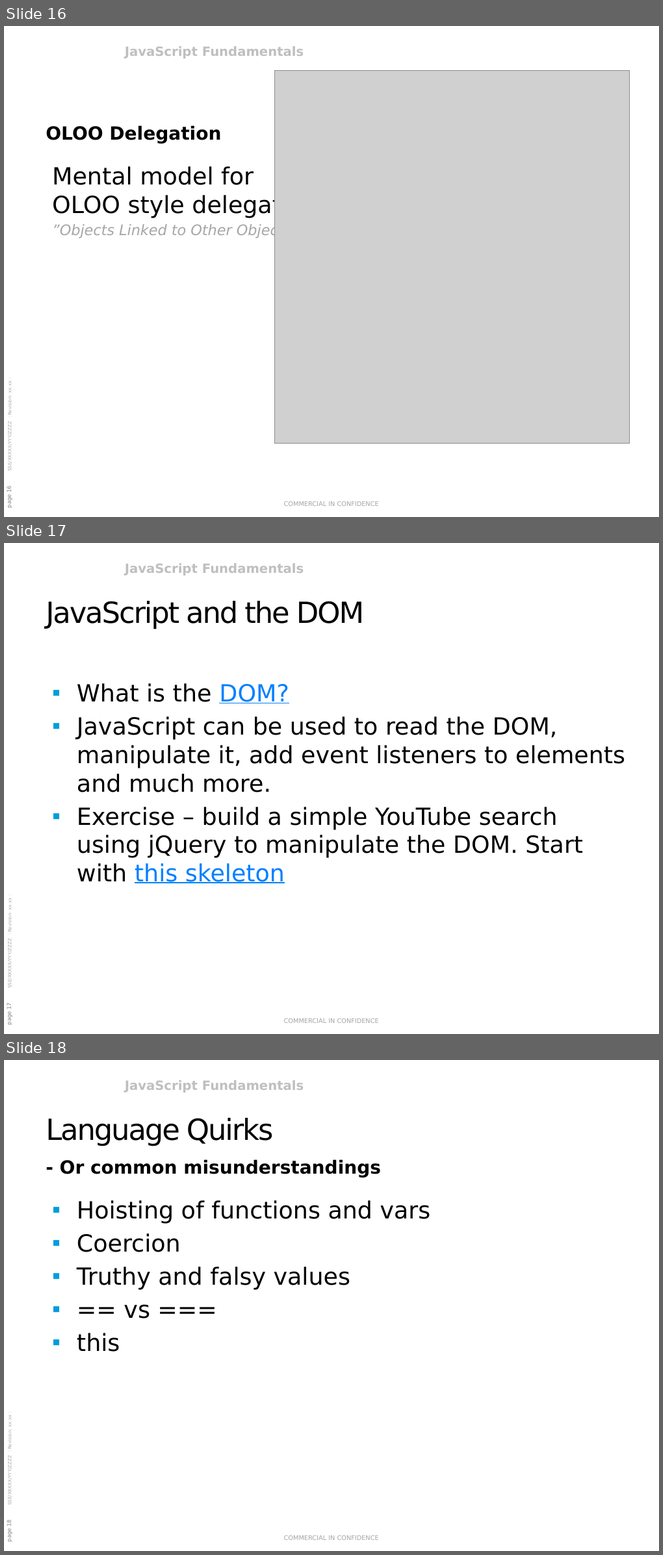
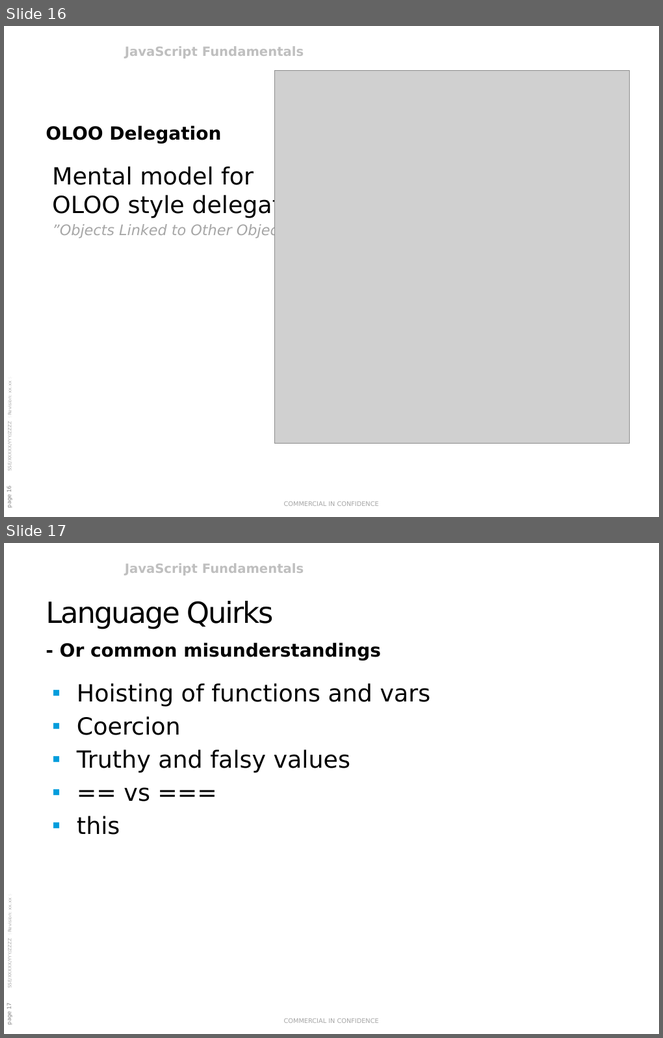
Before and after one commit to rasmusvhansen/javascript-course, a slide deck: JavaScript Fundamentals.pptx. Shown one above the other, each under a label of ours: slides 16, 17 and 18 before the commit, slides 16 and 17 after it. The pictures are 663x1555 and 663x1038 pixels, drawn with LibreOffice and Linux fonts; fonts in the diff are those of the drawing; grey boxes stand for pictures; background and template pictures are left out. Boxes give left, top, right and bottom in pixels: in the first picture for what was removed or moved away, otherwise in the second. Text is boxed around its words. In the diff, an @@ line names an element or a change of style, - is before the commit and + after.

```diff
--- a/JavaScript Fundamentals.pptx
+++ b/JavaScript Fundamentals.pptx
@@ slide 17 removed at [4, 543, 659, 1034], background #FFFFFF; not listed: 4 template elements that a slide beside it also shows @@
@@ title removed at [46, 601, 364, 629] @@
-JavaScript and the DOM
@@ text removed at [77, 683, 625, 884] @@
-▪ What is the DOM?
-▪ JavaScript can be used to read the DOM, manipulate it, add event listeners to elements and much more.
-▪ Exercise – build a simple YouTube search using jQuery to manipulate the DOM. Start with this skeleton
@@ what was slide 18 is now slide 17 @@
@@ page number at [6, 1004, 12, 1025]: text changed @@
-page 18
+page 17
```
Also in this commit, not shown: 1 slide changed.
